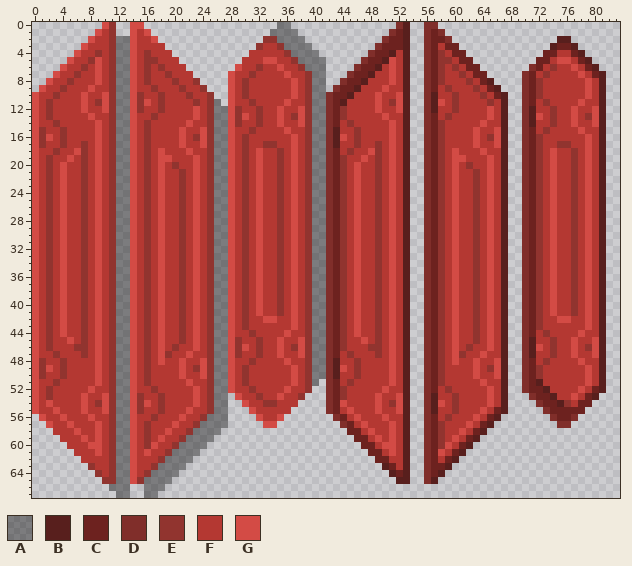
One commit to this sprite sheet: OneVersusOne/Sprites/MovingWalls05.png. Above: the version before the commit.
The file is 84x68 pixels. Colours within 5 levels of each other are drawn and written as one.
Palette (. is transparent): A #00000065  B #581f1d  C #6d221f  D #802e2a  E #91342f  F #b43832  G #d34b45
The result:
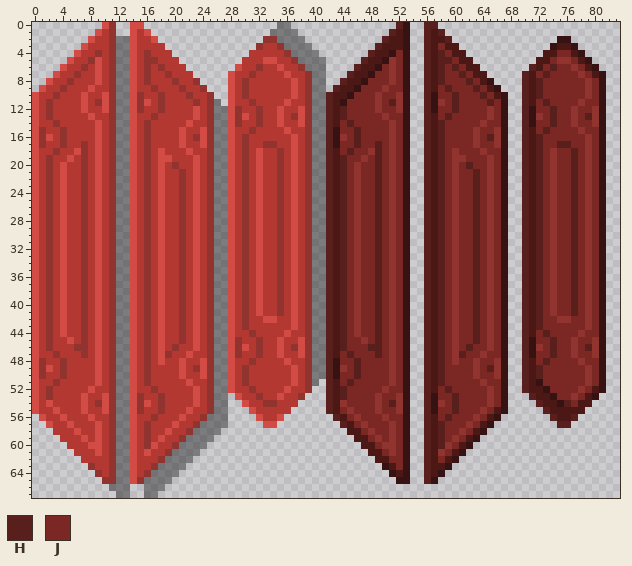
Colours new in this view: H #581f1d  J #7b2723
What changed:
colour B: #581f1d -> #361312
colour C: #6d221f -> #4b1816
y 0: x 52 D -> H; x 56..57 DD -> HH
y 1: x 51 D -> H; x 56 D -> H; x 58 D -> H
y 2: x 50 D -> H; x 56 D -> H; x 59 D -> H
y 3: x 49 D -> H; x 56 D -> H; x 58 F -> J
y 4: x 48 D -> H; x 52 F -> J; x 56 D -> H; x 58..59 EF -> HJ; x 75..76 FF -> JJ
y 5: x 47 D -> H; x 51..52 GF -> EJ; x 56 D -> H; x 58..60 EEF -> HHJ; x 74..77 FGGF -> JEEJ
y 6: x 46 D -> H; x 50..52 FGF -> JEJ; x 56 D -> H; x 58..61 EFEF -> HJHJ; x 71 D -> H; x 73..78 FEFFGF -> JHJJEJ
y 7: x 45 D -> H; x 49..52 FFGF -> JJEJ; x 56 D -> H; x 58..62 EFFEF -> HJJHJ; x 70 D -> H; x 72..79 FEFFFFGF -> JHJJJJEJ
y 8: x 44 D -> H; x 48..52 FFFGF -> JJJEJ; x 56 D -> H; x 58..63 EFFFEF -> HJJJHJ; x 70 D -> H; x 72..80 EFFFFFFGF -> HJJJJJJEJ
y 9: x 43 D -> H; x 47..52 FFFGFF -> JJJEJJ; x 56 D -> H; x 58..64 FEFFFEF -> JHJJJHJ; x 70 D -> H; x 72..80 EFFFFFFGF -> HJJJJJJEJ
y 10: x 42 D -> H; x 46..52 FFFGFFG -> JJJEJJE; x 56 D -> H; x 58..65 FFEFFFEF -> JJHJJJHJ; x 70 D -> H; x 72..80 EFFFFFFGF -> HJJJJJJEJ
y 11: x 42 D -> H; x 45..52 FFFFGFEG -> JJJJEJHE; x 56 D -> H; x 58..66 GFEFFFFEF -> EJHJJJJHJ; x 70 D -> H; x 72..80 FEFFFFGFF -> JHJJJJEJJ
y 12: x 42 D -> H; x 44..52 EFFFFGFFG -> HJJJJEJJE; x 56 D -> H; x 58..66 FFEFFFFGF -> JJHJJJJEJ; x 70 D -> H; x 72..80 FFEFFGFFG -> JJHJJEJJE
y 13: x 42 D -> H; x 44..52 EFFFFFGFF -> HJJJJJEJJ; x 56 D -> H; x 58..66 FEFFFFFGF -> JHJJJJJEJ; x 70 D -> H; x 72..80 GFEFFGFEG -> EJHJJEJHE
y 14: x 42 D -> H; x 44..52 FEFFFFFGF -> JHJJJJJEJ; x 56 D -> H; x 58..66 EFFFFFGFF -> HJJJJJEJJ; x 70 D -> H; x 72..80 FFEFFGFFG -> JJHJJEJJE
y 15: x 42 D -> H; x 44..52 FFEFFFFGF -> JJHJJJJEJ; x 56 D -> H; x 58..66 EFFFFGFFG -> HJJJJEJJE; x 70 D -> H; x 72..80 FEFFFFGFF -> JHJJJJEJJ
y 16: x 42 D -> H; x 44..52 GFEFFFFGF -> EJHJJJJEJ; x 56 D -> H; x 58..66 EFFFFGFEG -> HJJJJEJHE; x 70 D -> H; x 72..80 EFFFFFFGF -> HJJJJJJEJ
y 17: x 42 D -> H; x 44..52 FFEFFEFGF -> JJHJJHJEJ; x 56 D -> H; x 58..66 EFFFFGFFG -> HJJJJEJJE; x 70 D -> H; x 72..80 EFFEEFFGF -> HJJHHJJEJ
y 18: x 42 D -> H; x 44..52 FEFFGEFGF -> JHJJEHJEJ; x 56 D -> H; x 58..66 EFGFFFGFF -> HJEJJJEJJ; x 70 D -> H; x 72..80 EFGFFEFGF -> HJEJJHJEJ
y 19: x 42 D -> H; x 44..52 EFFGFEFGF -> HJJEJHJEJ; x 56 D -> H; x 58..66 EFGGFFFGF -> HJEEJJJEJ; x 70 D -> H; x 72..80 EFGFFEFGF -> HJEJJHJEJ
y 20: x 42 D -> H; x 44..52 EFGFFEFGF -> HJEJJHJEJ; x 56 D -> H; x 58..66 EFGFEFFGF -> HJEJHJJEJ; x 70 D -> H; x 72..80 EFGFFEFGF -> HJEJJHJEJ
y 21..41: x 42 D -> H; x 44..52 EFGFFEFGF -> HJEJJHJEJ; x 56 D -> H; x 58..66 EFGFFEFGF -> HJEJJHJEJ; x 70 D -> H; x 72..80 EFGFFEFGF -> HJEJJHJEJ
y 42: x 42 D -> H; x 44..52 EFGFFEFGF -> HJEJJHJEJ; x 56 D -> H; x 58..66 EFGFFEFGF -> HJEJJHJEJ; x 70 D -> H; x 72..80 EFFGGFFGF -> HJJEEJJEJ
y 43: x 42 D -> H; x 44..52 EFGFFEFGF -> HJEJJHJEJ; x 56 D -> H; x 58..66 EFGFFEFGF -> HJEJJHJEJ; x 70 D -> H; x 72..80 EFFFFFFGF -> HJJJJJJEJ
y 44: x 42 D -> H; x 44..52 EFGFFEFGF -> HJEJJHJEJ; x 56 D -> H; x 58..66 EFGFFEFGF -> HJEJJHJEJ; x 70 D -> H; x 72..80 FEFFFFGFF -> JHJJJJEJJ
y 45: x 42 D -> H; x 44..52 EFFGFEFGF -> HJJEJHJEJ; x 56 D -> H; x 58..66 EFGFFEFGF -> HJEJJHJEJ; x 70 D -> H; x 72..80 FFEFFGFFG -> JJHJJEJJE
y 46: x 42 D -> H; x 44..52 EFFFEEFGF -> HJJJHHJEJ; x 56 D -> H; x 58..66 EFGFEFFGF -> HJEJHJJEJ; x 70 D -> H; x 72..80 GFEFFGFEG -> EJHJJEJHE
y 47: x 42 D -> H; x 44..52 FEFFFEFGF -> JHJJJHJEJ; x 56 D -> H; x 58..66 EFGEFFGFF -> HJEHJJEJJ; x 70 D -> H; x 72..80 FFEFFGFFG -> JJHJJEJJE
y 48: x 42 D -> H; x 44..52 FFEFFFFGF -> JJHJJJJEJ; x 56 D -> H; x 58..66 EFGFFGFFG -> HJEJJEJJE; x 70 D -> H; x 72..80 FEFFFFGFF -> JHJJJJEJJ
y 49: x 42 D -> H; x 44..52 GFEFFFFGF -> EJHJJJJEJ; x 56 D -> H; x 58..66 EFFFFGFEG -> HJJJJEJHE; x 70 D -> H; x 72..80 EFFFFFFGF -> HJJJJJJEJ
y 50: x 42 D -> H; x 44..52 FFEFFFFGF -> JJHJJJJEJ; x 56 D -> H; x 58..66 EFFFFGFFG -> HJJJJEJJE; x 70 D -> H; x 72..80 EFFFFFFGF -> HJJJJJJEJ
y 51: x 42 D -> H; x 44..52 FEFFFFFGF -> JHJJJJJEJ; x 56 D -> H; x 58..66 EFFFFFGFF -> HJJJJJEJJ; x 70 D -> H; x 73..80 FFFFFFGF -> JJJJJJEJ
y 52: x 42 D -> H; x 44..52 EFFFFFGFF -> HJJJJJEJJ; x 56 D -> H; x 58..66 FEFFFFFGF -> JHJJJJJEJ; x 70 D -> H; x 74..79 FFFFGF -> JJJJEJ
y 53: x 42 D -> H; x 44..52 EFFFFGFFG -> HJJJJEJJE; x 56 D -> H; x 58..66 FFEFFFFGF -> JJHJJJJEJ; x 71 D -> H; x 75..78 FFGF -> JJEJ
y 54: x 42 D -> H; x 44..52 GFFFFGFEG -> EJJJJEJHE; x 56 D -> H; x 58..66 GFEFFFFGF -> EJHJJJJEJ; x 72 D -> H; x 76..77 EF -> HJ
y 55: x 42 D -> H; x 44..52 FGFFFGFFG -> JEJJJEJJE; x 56 D -> H; x 58..65 FFEFFFGF -> JJHJJJEJ; x 73 D -> H
y 56: x 43 D -> H; x 45..52 FGFFFGFF -> JEJJJEJJ; x 56 D -> H; x 58..64 FEFFFGF -> JHJJJEJ; x 74 D -> H; x 77 D -> H
y 57: x 44 D -> H; x 46..52 FGFFFGF -> JEJJJEJ; x 56 D -> H; x 58..63 EFFFGF -> HJJJEJ; x 75..76 DD -> HH
y 58: x 47..52 FGFFGF -> JEJJEJ; x 56 D -> H; x 58..62 EFFGF -> HJJEJ
y 59: x 48..52 FGFGF -> JEJEJ; x 56 D -> H; x 58..61 EFGF -> HJEJ
y 60: x 49..52 FGGF -> JEEJ; x 56 D -> H; x 58..60 EGF -> HEJ
y 61: x 50..52 FGF -> JEJ; x 56 D -> H; x 58..59 GF -> EJ
y 62: x 51..52 FF -> JJ; x 56 D -> H; x 58 F -> J
y 63: x 52 F -> J; x 56 D -> H
y 64..65: x 56 D -> H
